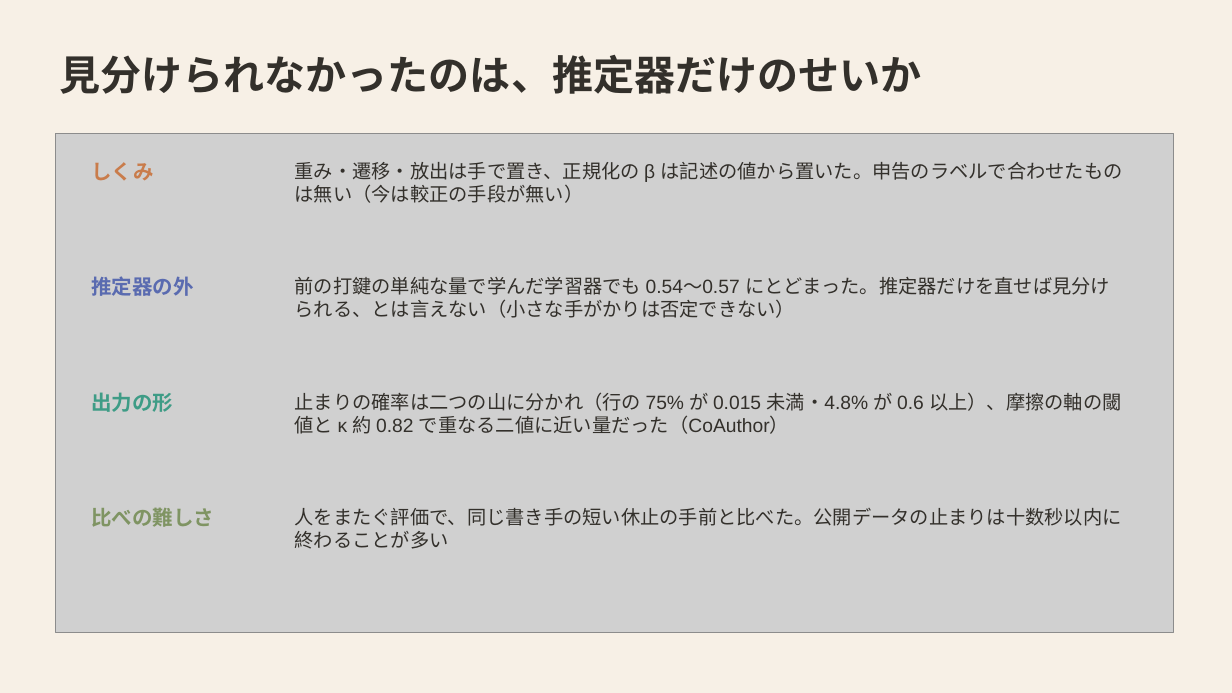
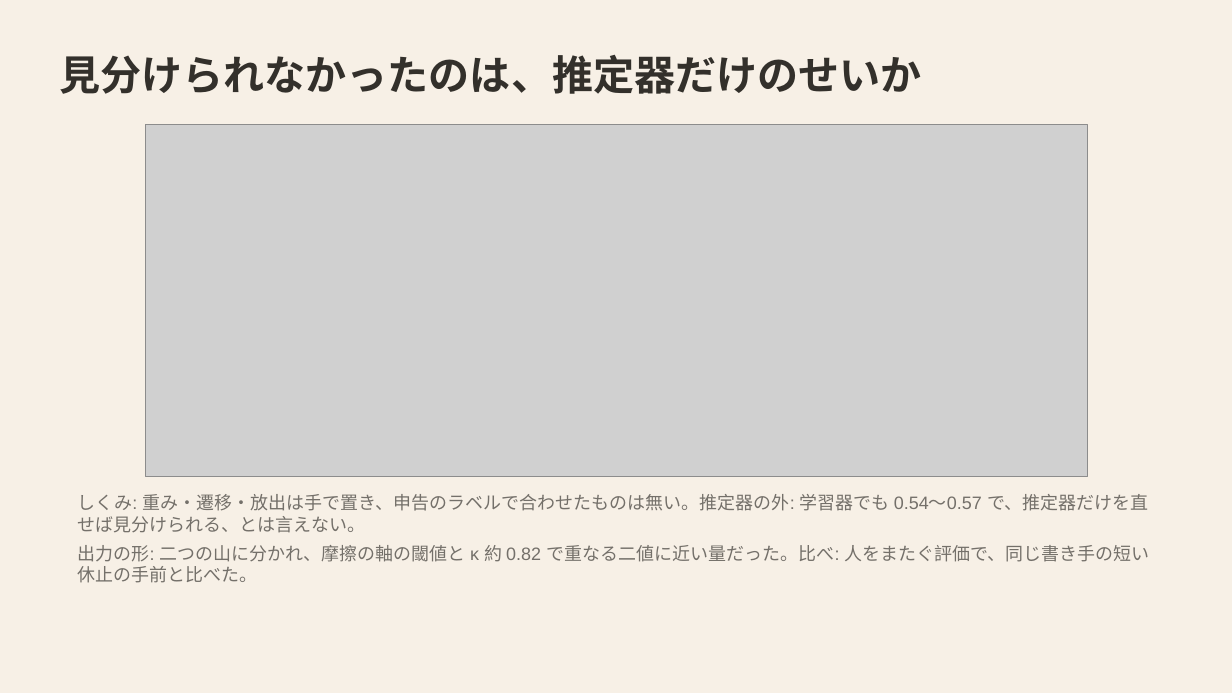
Before and after one commit to mikotomiura/GSE-prototype, a slide deck: slide 8 of docs/slides/project-overview/GSE_project_findings.pptx. Drawn at 1232x693 pixels with LibreOffice and Linux fonts; fonts in the diff are those of the drawing; grey boxes stand for pictures. Boxes give left, top, right and bottom in pixels: in the first picture for what was removed or moved away, otherwise in the second. Text is boxed around its words. In the diff, an @@ line names an element or a change of style, - is before the commit and + after.

```diff
--- a/docs/slides/project-overview/GSE_project_findings.pptx
+++ b/docs/slides/project-overview/GSE_project_findings.pptx
@@ picture: place and size @@
-picture at (55,134,1174,633)
+picture at (145,125,1088,477)
@@ text removed at (91,162,153,181) @@
-しくみ
@@ text removed at (295,162,1123,203) @@
-重み・遷移・放出は手で置き、正規化の β は記述の値から置いた。申告のラベルで合わせたものは無い（今は較正の手段が無い）
@@ text removed at (91,276,193,296) @@
-推定器の外
@@ text removed at (295,277,1110,318) @@
-前の打鍵の単純な量で学んだ学習器でも 0.54〜0.57 にとどまった。推定器だけを直せば見分けられる、とは言えない（小さな手がかりは否定できない）
@@ text removed at (91,392,173,412) @@
-出力の形
@@ text removed at (295,392,1121,434) @@
-止まりの確率は二つの山に分かれ（行の 75% が 0.015 未満・4.8% が 0.6 以上）、摩擦の軸の閾値と κ 約 0.82 で重なる二値に近い量だった（CoAuthor）
@@ text added at (78,494,1150,583), 14 pt, text #74706A @@
+しくみ: 重み・遷移・放出は手で置き、申告のラベルで合わせたものは無い。推定器の外: 学習器でも 0.54〜0.57 で、推定器だけを直せば見分けられる、とは言えない。
+出力の形: 二つの山に分かれ、摩擦の軸の閾値と κ 約 0.82 で重なる二値に近い量だった。比べ: 人をまたぐ評価で、同じ書き手の短い休止の手前と比べた。
@@ text removed at (91,507,214,527) @@
-比べの難しさ
@@ text removed at (295,508,1122,549) @@
-人をまたぐ評価で、同じ書き手の短い休止の手前と比べた。公開データの止まりは十数秒以内に終わることが多い
```
Also in this commit, not shown: 10 other slides changed, 31 other files.
